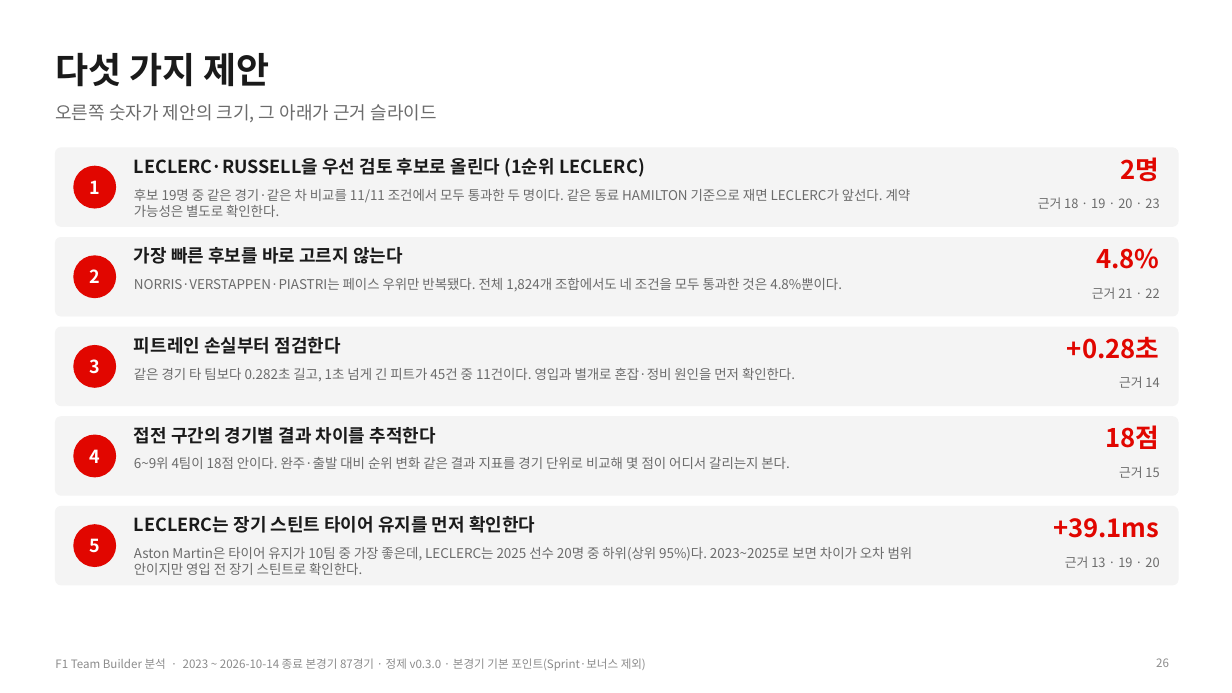
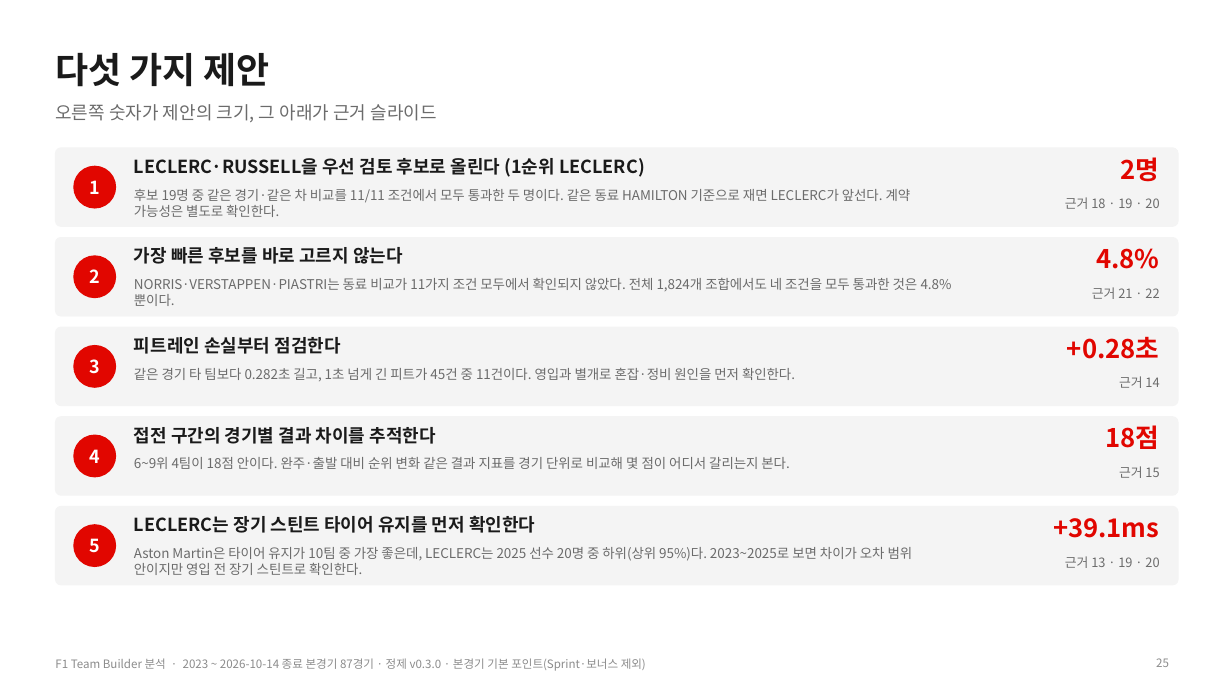
Before and after one commit to encore-ai-campus/mlo-02-p2-team1, a slide deck: slide 25 of docs/F1_TeamBuilder_발표자료.pptx (slide 26 before the commit). Drawn at 1232x693 pixels with LibreOffice and Linux fonts; fonts in the diff are those of the drawing. Boxes give left, top, right and bottom in pixels: in the first picture for what was removed or moved away, otherwise in the second. Text is boxed around its words. In the diff, an @@ line names an element or a change of style, - is before the commit and + after.

```diff
--- a/docs/F1_TeamBuilder_발표자료.pptx
+++ b/docs/F1_TeamBuilder_발표자료.pptx
@@ text at (1065, 197, 1159, 209): text changed @@
-근거 18 · 19 · 20 · 23
+근거 18 · 19 · 20
@@ text at (134, 278, 952, 306): text changed @@
-NORRIS·VERSTAPPEN·PIASTRI는 페이스 우위만 반복됐다. 전체 1,824개 조합에서도 네 조건을 모두 통과한 것은 4.8%뿐이다.
+NORRIS·VERSTAPPEN·PIASTRI는 동료 비교가 11가지 조건 모두에서 확인되지 않았다. 전체 1,824개 조합에서도 네 조건을 모두 통과한 것은 4.8%뿐이다.
@@ page number at (1156, 658, 1169, 667): text changed @@
-26
+25
```
Also in this commit, not shown: 5 other slides changed, 1 slide removed, 4 other files.
